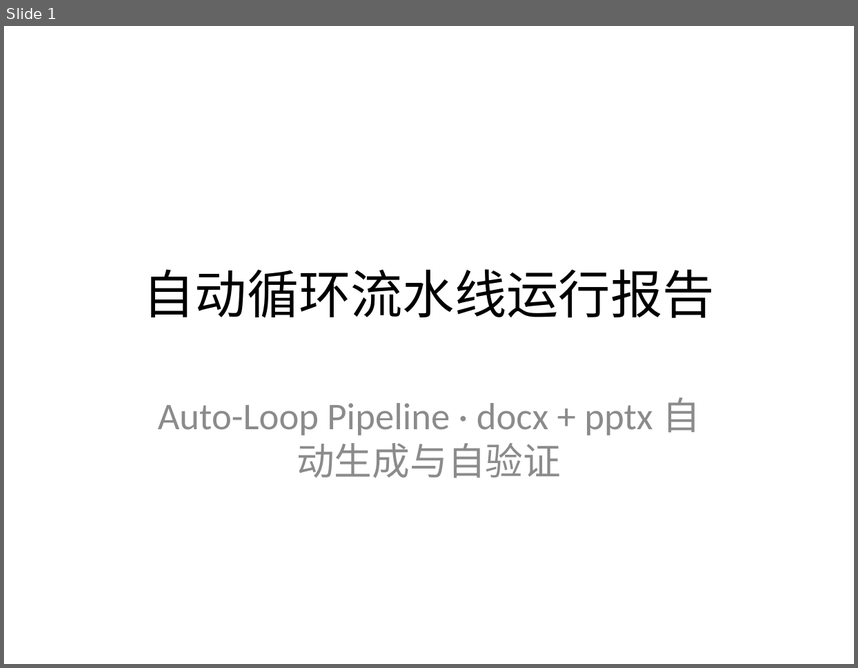
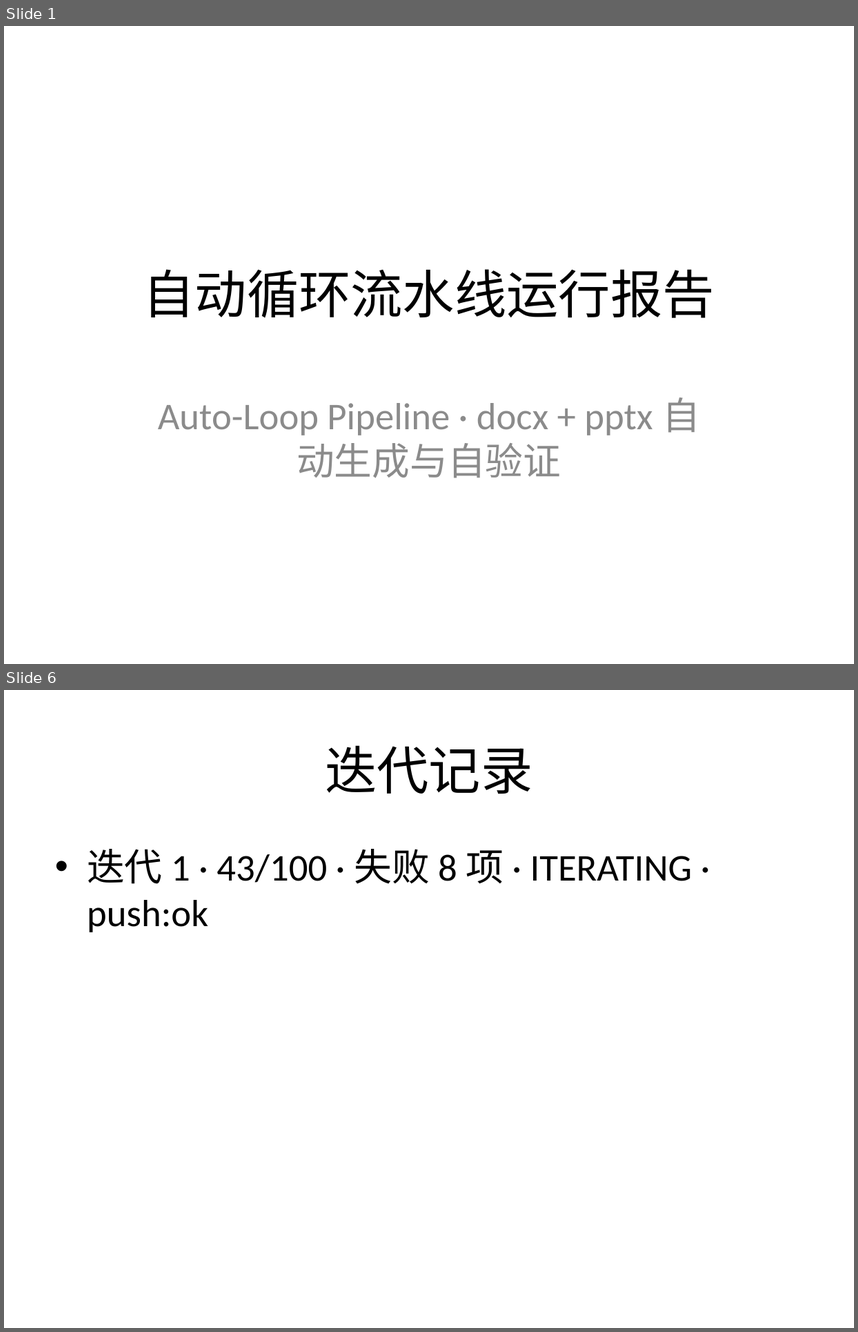
Before and after one commit to mqgg5630-cyber/test-auto-arena, a slide deck: output/slides/deck.pptx. Shown one above the other, each under a label of ours: slide 1 before the commit, slides 1 and 6 after it; the slides between them are not shown. The pictures are 858x668 and 858x1332 pixels, drawn with LibreOffice and Linux fonts; fonts in the diff are those of the drawing. Boxes give left, top, right and bottom in pixels: in the first picture for what was removed or moved away, otherwise in the second. Text is boxed around its words. In the diff, an @@ line names an element or a change of style, - is before the commit and + after.

Commit message:
auto-loop: iter 2 · score 90/100 · ITERATING

```diff
--- a/output/slides/deck.pptx
+++ b/output/slides/deck.pptx
@@ slide 6 added at [4,690,854,1328], background #FFFFFF @@
@@ title added at [325,745,533,794], 44 pt, text #000000 @@
+迭代记录
@@ text added at [87,849,692,932], 32 pt, text #000000 @@
+• 迭代 1 · 43/100 · 失败 8 项 · ITERATING · push:ok
```
Also in this commit, not shown: 1 slide changed, 4 other slides added, 1 slide removed, 4 other files.
